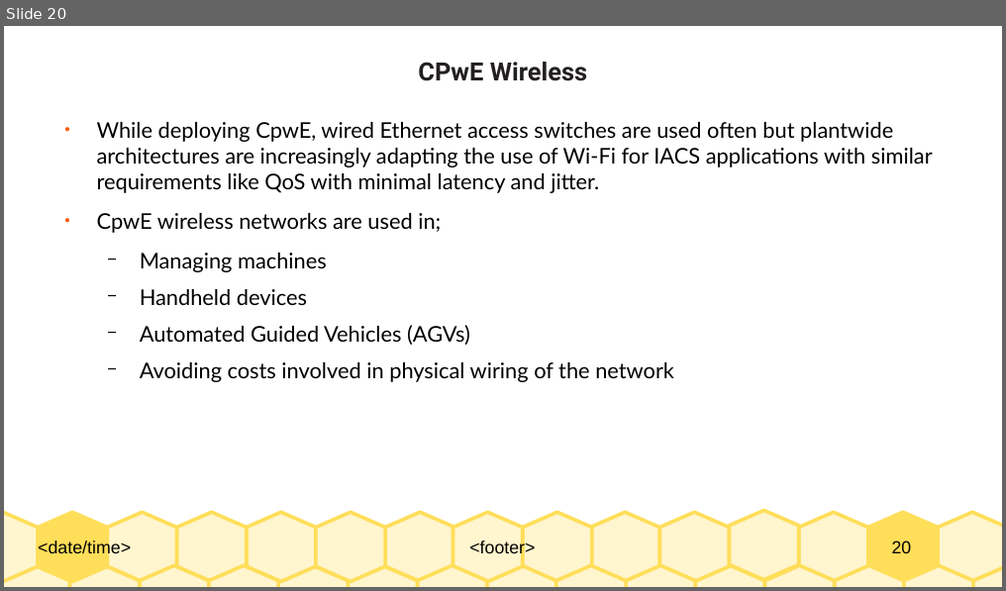
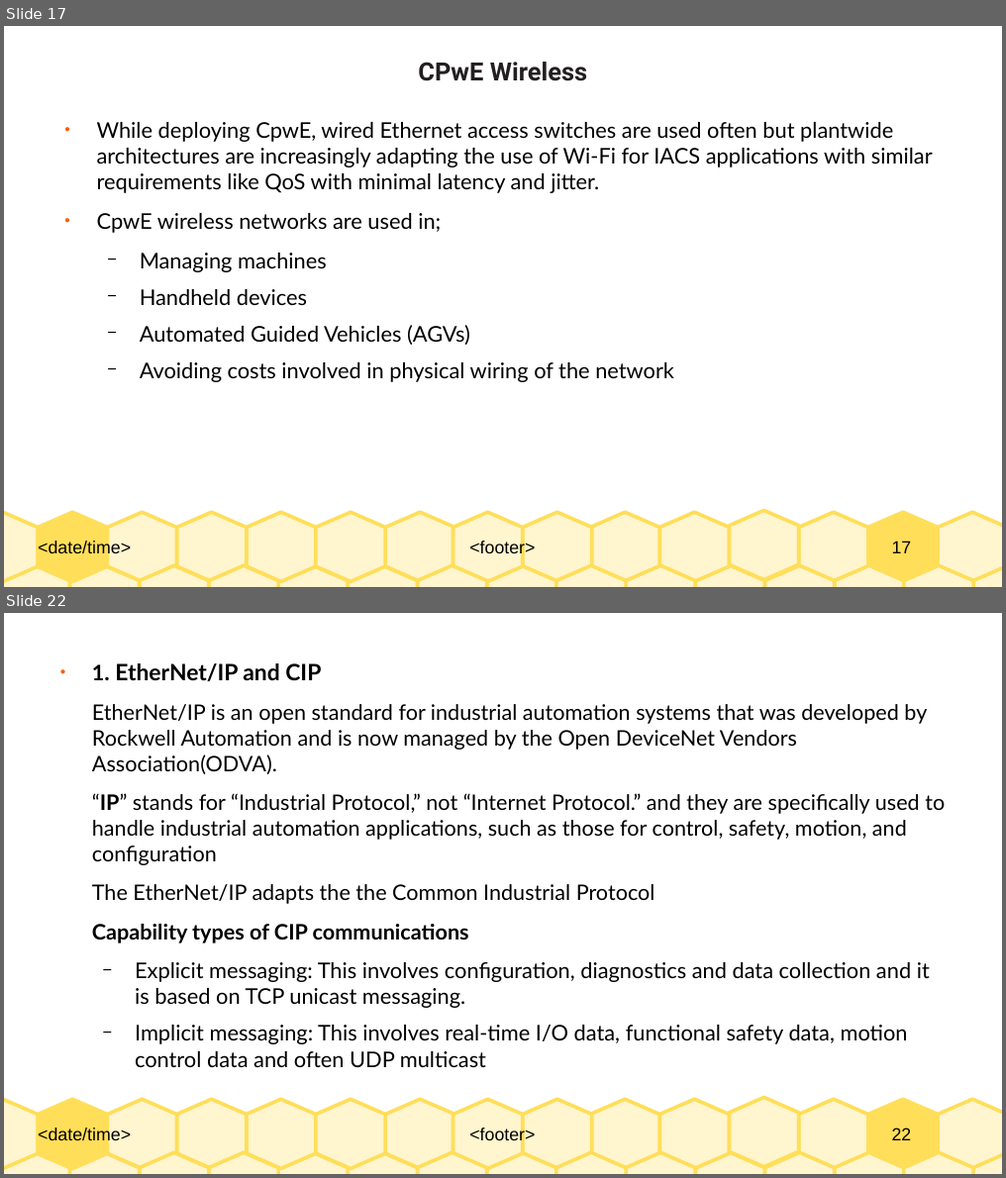
Before and after one commit to Dihfahsih1/Masters-Software-Engineering, a slide deck: yr-sem1/IoT/Chapter-9-slides.odp. Shown one above the other, each under a label of ours: slide 20 before the commit, slides 17 and 22 after it; the slides between them are not shown. The pictures are 1006x591 and 1006x1178 pixels, drawn with LibreOffice and Linux fonts; fonts in the diff are those of the drawing. Boxes give left, top, right and bottom in pixels: in the first picture for what was removed or moved away, otherwise in the second. Text is boxed around its words. In the diff, an @@ line names an element or a change of style, - is before the commit and + after.

```diff
--- a/yr-sem1/IoT/Chapter-9-slides.odp
+++ b/yr-sem1/IoT/Chapter-9-slides.odp
@@ slide 22 added at [4,613,1002,1174], background #FFFFFF; not listed: 33 template elements that a slide beside it also shows @@
@@ text added at [92,663,944,1067], 17 pt, text #000000 @@
+● 1. EtherNet/IP and CIP
+EtherNet/IP is an open standard for industrial automation systems that was developed by Rockwell Automation and is now managed by the Open DeviceNet Vendors Association(ODVA).
+“IP” stands for “Industrial Protocol,” not “Internet Protocol.” and they are specifically used to handle industrial automation applications, such as those for control, safety, motion, and configuration
+The EtherNet/IP adapts the the Common Industrial Protocol
+Capability types of CIP communications
+  − Explicit messaging: This involves configuration, diagnostics and data collection and it is based on TCP unicast messaging.
+  − Implicit messaging: This involves real-time I/O data, functional safety data, motion control data and often UDP multicast
@@ what was slide 20 is now slide 17 @@
@@ page number at [892,541,912,554]: text changed @@
-20
+17
```
Also in this commit, not shown: 7 slides changed, 20 other slides added, 4 slides removed, 1 other file.
